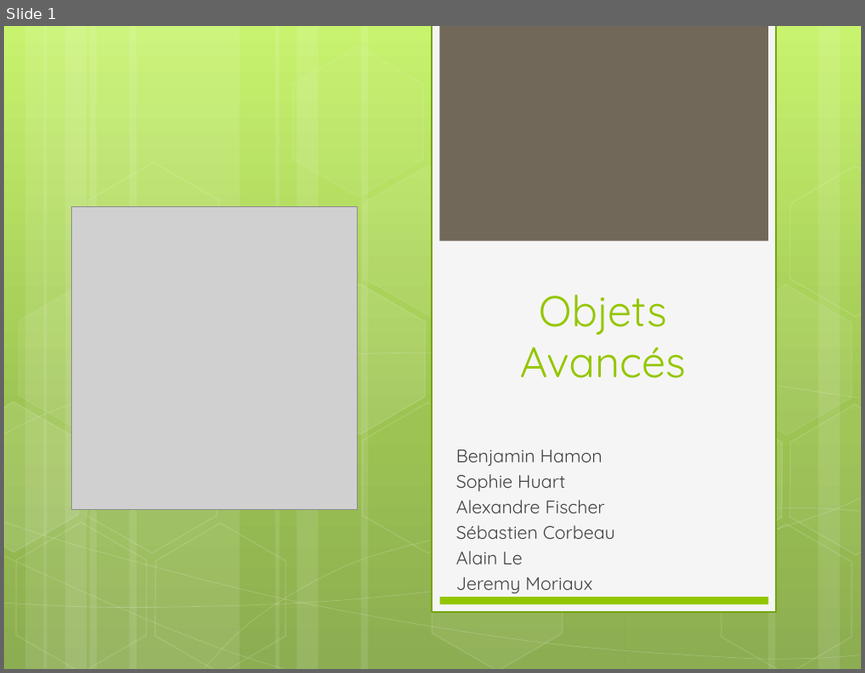
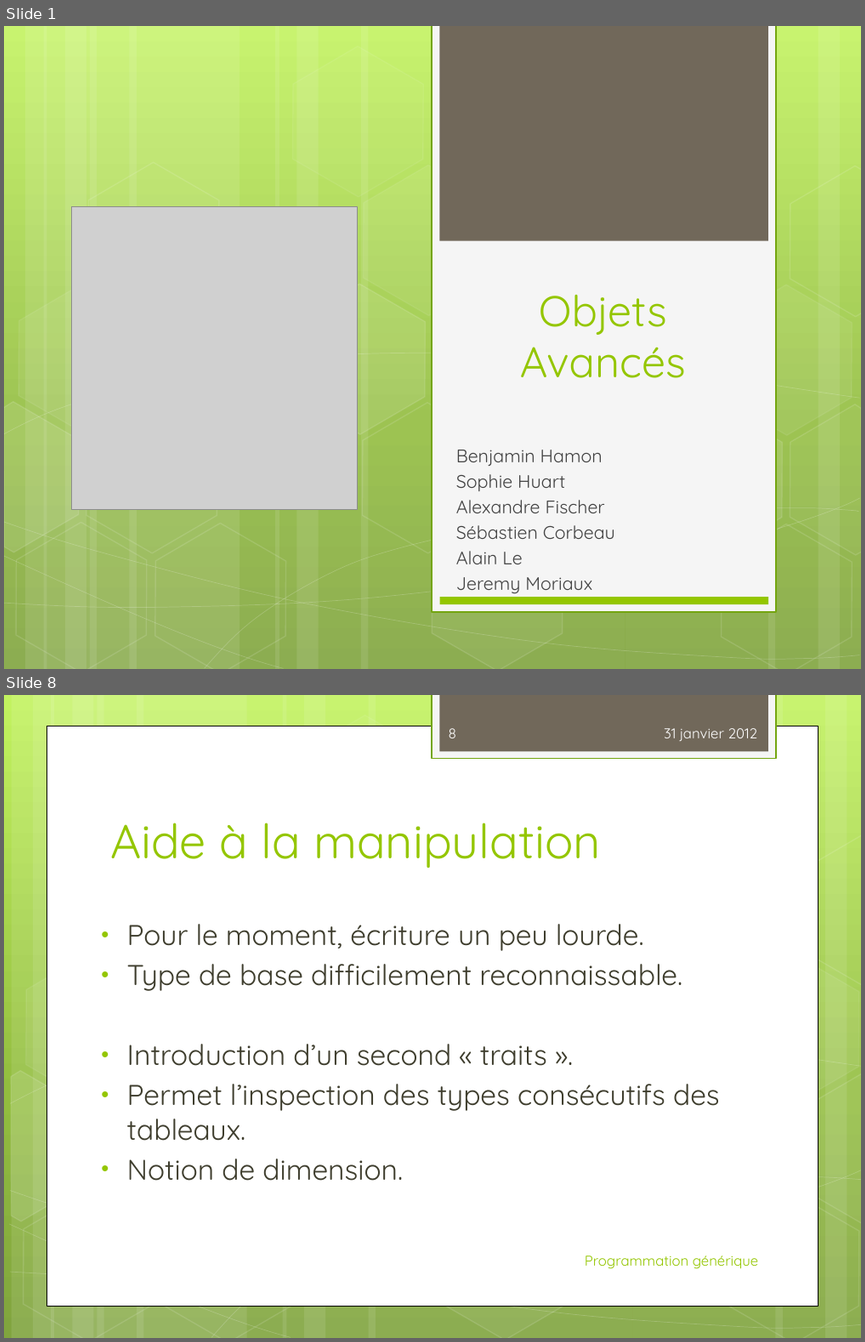
Before and after one commit to alex198710/genericprogramming, a slide deck: PresentationProgGenerik.pptx. Shown one above the other, each under a label of ours: slide 1 before the commit, slides 1 and 8 after it; the slides between them are not shown. The pictures are 865x673 and 865x1342 pixels, drawn with LibreOffice and Linux fonts; fonts in the diff are those of the drawing; grey boxes stand for pictures. Boxes give left, top, right and bottom in pixels: in the first picture for what was removed or moved away, otherwise in the second. Text is boxed around its words. In the diff, an @@ line names an element or a change of style, - is before the commit and + after.

```diff
--- a/PresentationProgGenerik.pptx
+++ b/PresentationProgGenerik.pptx
@@ slide 8 added at (4,695,861,1338), background gradient #C3F35F to #93BF3F to #81A53E @@
@@ rectangle added at (432,695,776,759), fill #F5F5F5, outline #74A510 1.25 pt @@
@@ rectangle added at (439,695,767,752), fill #71685A @@
@@ rectangle added at (46,726,818,1305), fill #FFFFFF, outline #000000 0.5 pt @@
@@ page number added at (449,728,456,738), 12 pt, text #FEFEFE @@
+8
@@ text added at (664,728,758,741), 12 pt, text #FEFEFE @@
+31 janvier 2012
@@ group added at (4,695,861,1338): 12 rectangles, 8 freeform shapes, 8 hexagons @@
@@ title added at (110,823,601,868), 40 pt, text #94C600 @@
+Aide à la manipulation
@@ text added at (127,924,720,1180), 24 pt, text #3E3D2D @@
+• Pour le moment, écriture un peu lourde.
+• Type de base difficilement reconnaissable.
+• Introduction d’un second « traits ».
+• Permet l’inspection des types consécutifs des tableaux.
+• Notion de dimension.
@@ text added at (585,1255,758,1269), 12 pt, text #94C600 @@
+Programmation générique
```
Also in this commit, not shown: 2 slides changed, 5 other slides added.
